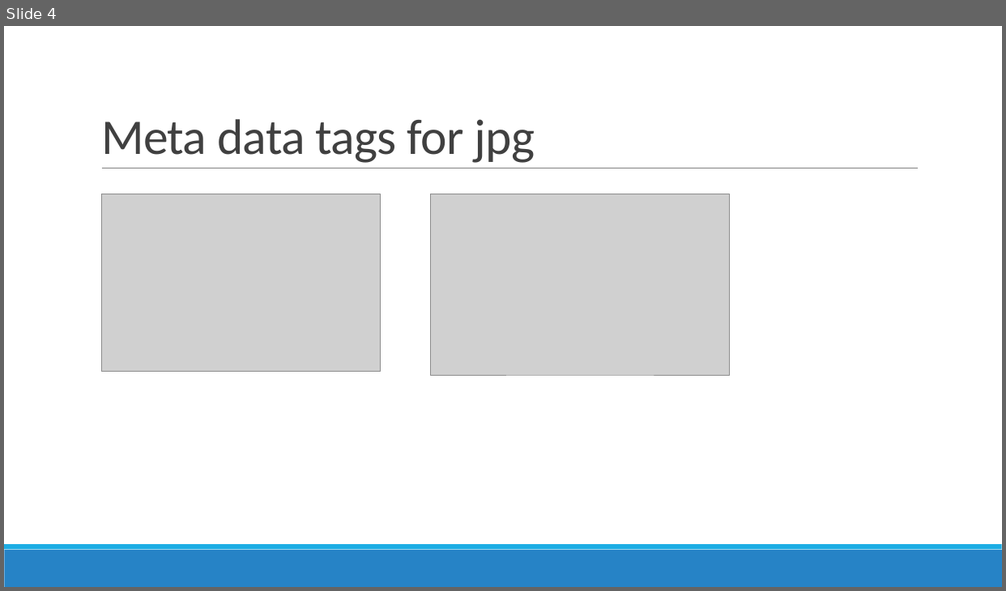
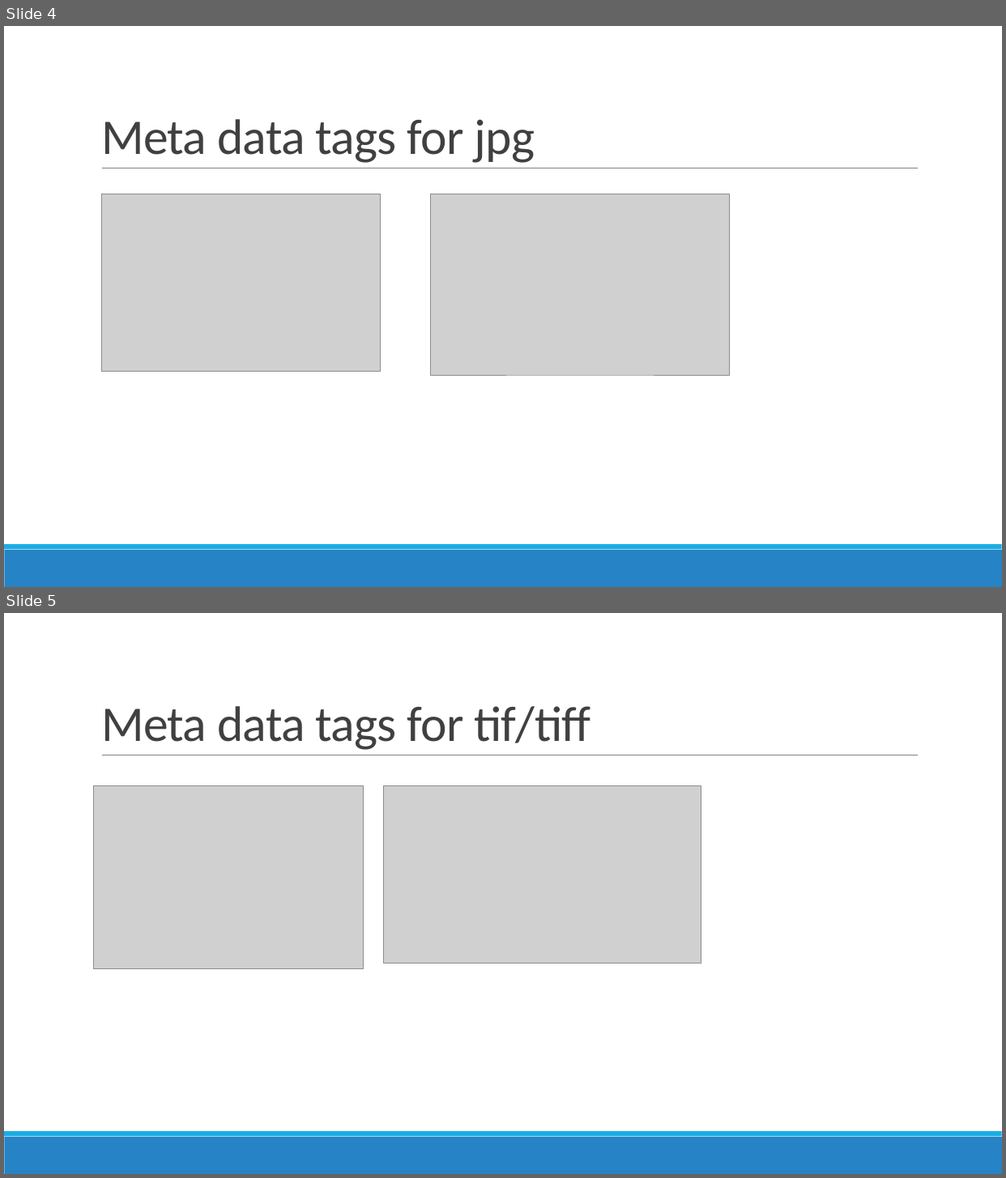
Before and after one commit to LuckyLuke-n/PicturePerfect, a slide deck: Documentation/metadata.pptx. Shown one above the other, each under a label of ours: slide 4 before the commit, slides 4 and 5 after it. The pictures are 1006x591 and 1006x1178 pixels, drawn with LibreOffice and Linux fonts; fonts in the diff are those of the drawing; grey boxes stand for pictures. Boxes give left, top, right and bottom in pixels: in the first picture for what was removed or moved away, otherwise in the second. Text is boxed around its words. In the diff, an @@ line names an element or a change of style, - is before the commit and + after.

Commit message:
feature added: extract meta data from tif/tiff

```diff
--- a/Documentation/metadata.pptx
+++ b/Documentation/metadata.pptx
@@ slide 5 added at [4, 613, 1002, 1174], background #FFFFFF; not listed: 3 template elements that a slide beside it also shows @@
@@ title added at [101, 706, 590, 750], 48 pt, text #404040 @@
+Meta data tags for tif/tiff
@@ picture added at [94, 786, 364, 969] @@
@@ picture added at [384, 786, 701, 963] @@
```
Also in this commit, not shown: 4 other files.
